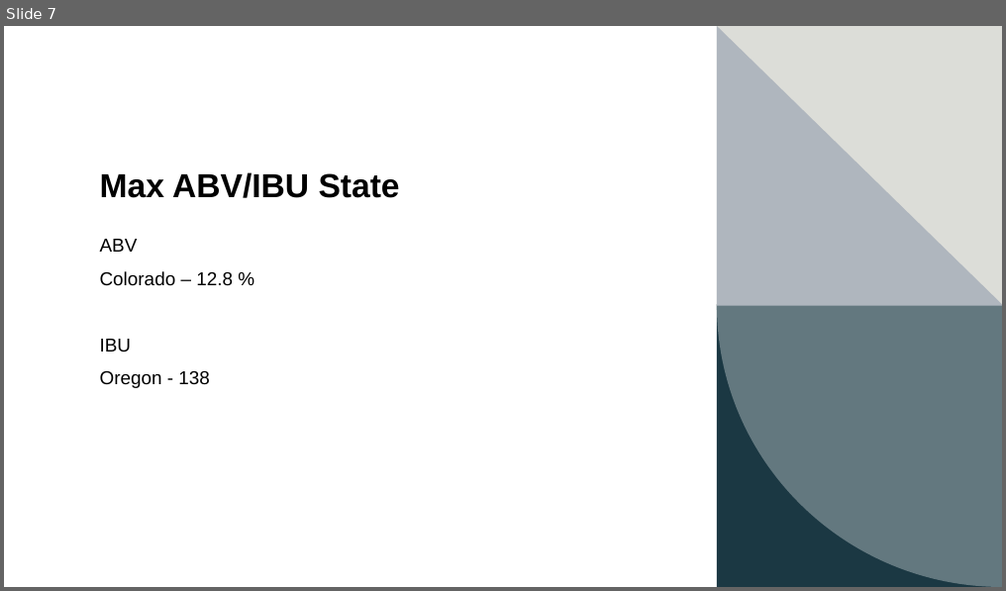
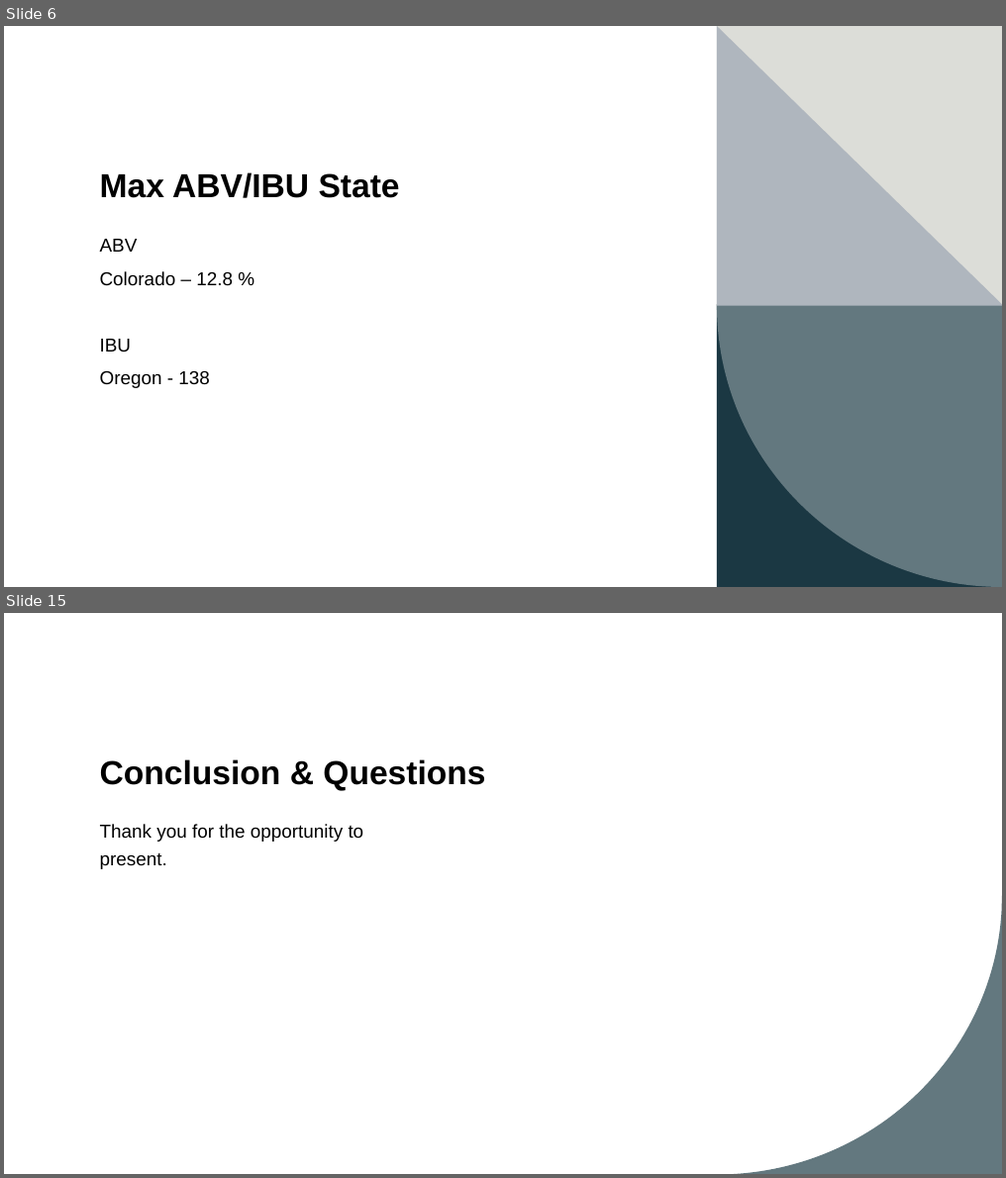
Before and after one commit to cdholmes11/DDS-Project-1, a slide deck: DDS_Project_1_Presentation_Dane.pptx. Shown one above the other, each under a label of ours: slide 7 before the commit, slides 6 and 15 after it; the slides between them are not shown. The pictures are 1006x591 and 1006x1178 pixels, drawn with LibreOffice and Linux fonts; fonts in the diff are those of the drawing. Boxes give left, top, right and bottom in pixels: in the first picture for what was removed or moved away, otherwise in the second. Text is boxed around its words. In the diff, an @@ line names an element or a change of style, - is before the commit and + after.

```diff
--- a/DDS_Project_1_Presentation_Dane.pptx
+++ b/DDS_Project_1_Presentation_Dane.pptx
@@ slide 15 added at (x1=4, y1=613, x2=1002, y2=1174), background #FFFFFF; not listed: 1 template element that a slide beside it also shows @@
@@ title added at (x1=100, y1=760, x2=485, y2=791), 32 pt, text #000000, bold @@
+Conclusion & Questions
@@ text added at (x1=100, y1=824, x2=364, y2=869), 18 pt, text #000000 @@
+Thank you for the opportunity to present.
@@ what was slide 7 is now slide 6 @@
```
Also in this commit, not shown: 8 slides changed, 5 other slides added, 4 slides removed, 1 other file.
